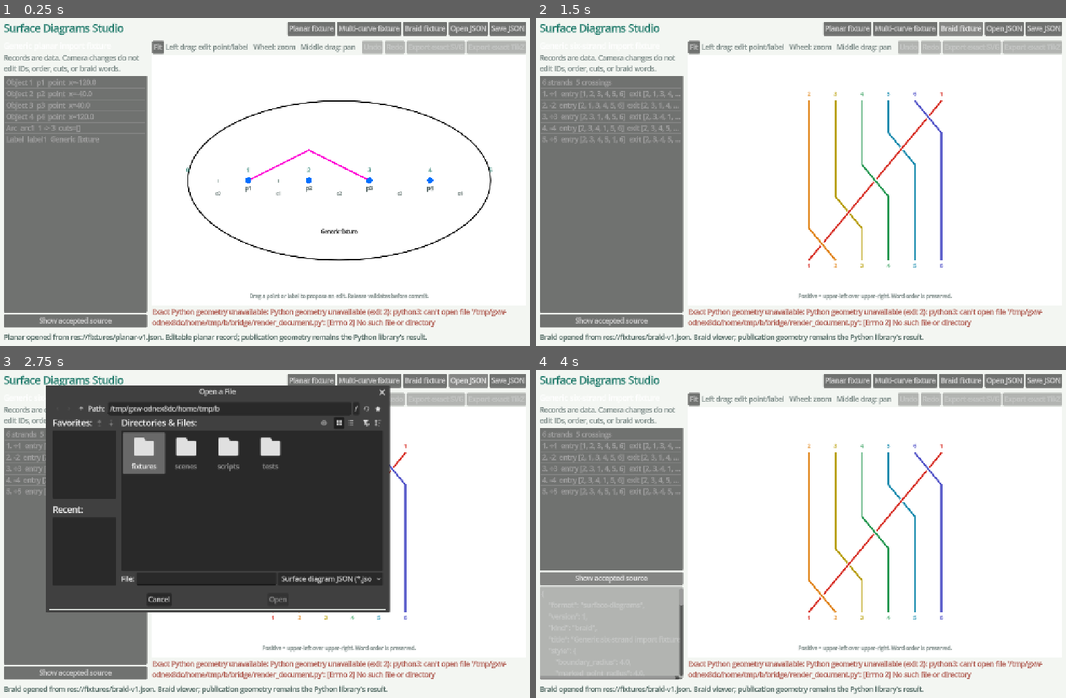
Above: before the commit, frames 1-4 (two rows, left to right).
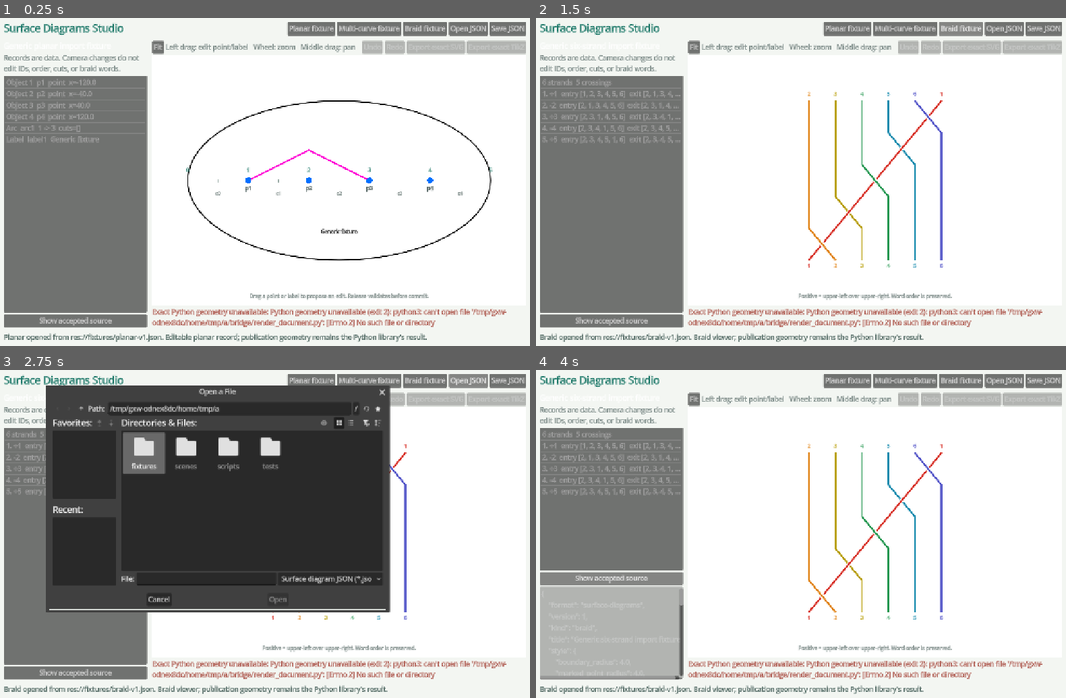
Above: after the commit, the same moments.

Repository: joshgay/surface-diagrams
Game: Godot game, scene res://scenes/studio.tscn
The game is run twice, just before and just after one commit, with the same random seed, the same clock (stepped at 60 frames per second) and the same inputs.
Inputs:
- Up to frame 1 (0.25 s): no input
- Up to frame 2 (1.5 s): click "Planar fixture" at 0.5 s; click "Braid fixture" at 1.25 s
- Up to frame 3 (2.75 s): click "Open JSON" at 2 s
- Up to frame 4 (4 s): click "Cancel" at 2.75 s; click "Show accepted source" at 3.5 s

The runs differ from the first frame. In frame 1, 0.3% of the frame differs, in the area x 42-83%, y 91-95%; in frame 2, 0.3%; in frame 3, 0.3%, in the area x 40-83%, y 10-95%; in frame 4, 0.3%.

Commit message:
Add explicit planar row reindexing

Diff:
--- a/godot/scripts/diagram_document.gd
+++ b/godot/scripts/diagram_document.gd
@@ -102,6 +102,35 @@
 			candidate.curves[index].cuts = cuts.duplicate(true)
 			return DiagramDocument.parse(JSON.stringify(candidate))
 	return _failure("Unknown curve ID: " + id)
+
+func with_object_order(ids: Array) -> Dictionary:
+	if _data.kind != "planar":
+		return _failure("Only planar documents contain an object row")
+	var objects: Array = _data.surface.objects
+	if ids.size() != objects.size():
+		return _failure("Object order must contain every stable ID exactly once")
+	var by_id := {}
+	var old_order: Array = []
+	for object in objects:
+		by_id[object.id] = object
+		old_order.append(object.id)
+	var seen := {}
+	for id in ids:
+		if typeof(id) != TYPE_STRING or not by_id.has(id) or seen.has(id):
+			return _failure("Object order must contain every stable ID exactly once")
+		seen[id] = true
+	if ids == old_order:
+		return _failure("Object order has not changed")
+	var candidate := to_dict()
+	var reordered: Array = []
+	for index in ids.size():
+		var object: Dictionary = by_id[ids[index]].duplicate(true)
+		# Reindexing moves the stable record into a fixed numbered slot. Slot x
+		# coordinates remain ordered, and curve endpoint/cut numbers stay literal.
+		object.x = objects[index].x
+		reordered.append(object)
+	candidate.surface.objects = reordered
+	return DiagramDocument.parse(JSON.stringify(candidate))
 
 func summary_rows() -> Array[String]:
 	var rows: Array[String] = []
--- a/godot/scripts/diagram_edit_history.gd
+++ b/godot/scripts/diagram_edit_history.gd
@@ -38,6 +38,16 @@
 		return proposal
 	return _validate_and_commit(proposal.document, validator, "Set cuts for curve " + id,
 		{"kind": "curve", "id": id})
+
+func reindex_objects(ids: Array, selected_id: String,
+		validator: Callable = Callable()) -> Dictionary:
+	if current == null:
+		return _failure("No document is open")
+	var proposal := current.with_object_order(ids)
+	if not proposal.ok:
+		return proposal
+	return _validate_and_commit(proposal.document, validator,
+		"Reindex planar object row", {"kind": "object", "id": selected_id})
 
 func can_undo() -> bool:
 	return not undo_stack.is_empty()
--- /dev/null
+++ b/godot/scripts/row_reindex.gd
@@ -0,0 +1,93 @@
+class_name RowReindex
+extends RefCounted
+
+static func adjacent(document: DiagramDocument, id: String, offset: int) -> Dictionary:
+	if document == null or document.data.kind != "planar":
+		return _failure("Row reindexing requires a planar document")
+	if offset not in [-1, 1]:
+		return _failure("Row reindex offset must be one adjacent slot")
+	var data := document.data
+	var old_order: Array = []
+	var object_kinds := {}
+	var source_index := -1
+	for index in data.surface.objects.size():
+		var object: Dictionary = data.surface.objects[index]
+		old_order.append(object.id)
+		object_kinds[object.id] = object.kind
+		if object.id == id:
+			source_index = index
+	if source_index < 0:
+		return _failure("Unknown object ID: " + id)
+	var target_index := source_index + offset
+	if target_index < 0 or target_index >= old_order.size():
+		return _failure("Object %s is already at that row edge" % id)
+	var new_order := old_order.duplicate()
+	var neighbor = new_order[target_index]
+	new_order[target_index] = id
+	new_order[source_index] = neighbor
+	var proposal := document.with_object_order(new_order)
+	if not proposal.ok:
+		return proposal
+	var impacts: Array[String] = []
+	for index in old_order.size():
+		if old_order[index] != new_order[index]:
+			impacts.append("slot %d: %s (%s) -> %s (%s)" % [index + 1,
+				old_order[index], object_kinds[old_order[index]],
+				new_order[index], object_kinds[new_order[index]]])
+	for curve in data.curves:
+		if curve.kind == "arc":
+			for endpoint_name in ["start", "end"]:
+				var number: int = curve[endpoint_name]
+				var old_identity := _endpoint_identity(old_order, number)
+				var new_identity := _endpoint_identity(new_order, number)
+				if old_identity != new_identity:
+					impacts.append("curve %s %s endpoint %d: %s -> %s" % [curve.id,
+						endpoint_name, number, old_identity, new_identity])
+		for visit_index in curve.cuts.size():
+			var cut: int = curve.cuts[visit_index]
+			var old_corridor := _cut_corridor(old_order, cut)
+			var new_corridor := _cut_corridor(new_order, cut)
+			if old_corridor != new_corridor:
+				impacts.append("curve %s cut visit %d at cut %d: %s -> %s" % [curve.id,
+					visit_index + 1, cut, old_corridor, new_corridor])
+	return {
+		"ok": true,
+		"error": "",
+		"document": proposal.document,
+		"old_order": old_order,
+		"new_order": new_order,
+		"selected_id": id,
+		"source_index": source_index,
+		"target_index": target_index,
+		"impacts": impacts,
+		"selection": {"kind": "object", "id": id, "index": target_index},
+	}
+
+static func preview_text(proposal: Dictionary) -> String:
+	if not proposal.get("ok", false):
+		return proposal.get("error", "Invalid row reindex proposal")
+	var lines: Array[String] = [
+		"Old order: " + str(proposal.old_order),
+		"New order: " + str(proposal.new_order),
+		"",
+		"Endpoint and cut numbers remain literal. The complete changed identity/corridor list is:",
+	]
+	lines.append_array(proposal.impacts)
+	if proposal.impacts.is_empty():
+		lines.append("No curve endpoint attachment or cut corridor changes.")
+	return "\n".join(lines)
+
+static func _endpoint_identity(order: Array, endpoint: int) -> String:
+	if endpoint == 0:
+		return "outer-left"
+	if endpoint == order.size() + 1:
+		return "outer-right"
+	return str(order[endpoint - 1])
+
+static func _cut_corridor(order: Array, cut: int) -> String:
+	var left := "outer-left" if cut == 0 else str(order[cut - 1])
+	var right := "outer-right" if cut == order.size() else str(order[cut])
+	return left + " | " + right
+
+static func _failure(message: String) -> Dictionary:
+	return {"ok": false, "error": message}
--- a/godot/scripts/studio.gd
+++ b/godot/scripts/studio.gd
@@ -29,6 +29,14 @@
 var recovery_dialog: ConfirmationDialog
 var startup_recovery: Dictionary = {}
 var recovery_error := ""
+var row_reindex_panel: HFlowContainer
+var row_reindex_label: Label
+var reindex_left_button: Button
+var reindex_right_button: Button
+var reindex_dialog: ConfirmationDialog
+var reindex_preview: TextEdit
+var pending_reindex: Dictionary = {}
+var pending_reindex_geometry: Dictionary = {}
 
 func _ready() -> void:
 	get_tree().auto_accept_quit = false
@@ -86,6 +94,21 @@
 	record_list.allow_reselect = true
 	record_list.item_selected.connect(_select_record)
 	inspector.add_child(record_list)
+	row_reindex_panel = HFlowContainer.new()
+	row_reindex_panel.visible = false
+	inspector.add_child(row_reindex_panel)
+	row_reindex_label = Label.new()
+	row_reindex_label.autowrap_mode = TextServer.AUTOWRAP_WORD_SMART
+	row_reindex_label.size_flags_horizontal = Control.SIZE_EXPAND_FILL
+	row_reindex_panel.add_child(row_reindex_label)
+	reindex_left_button = Button.new()
+	reindex_left_button.text = "Reindex one slot left"
+	reindex_left_button.pressed.connect(Callable(self, "_request_reindex").bind(-1))
+	row_reindex_panel.add_child(reindex_left_button)
+	reindex_right_button = Button.new()
+	reindex_right_button.text = "Reindex one slot right"
+	reindex_right_button.pressed.connect(Callable(self, "_request_reindex").bind(1))
+	row_reindex_panel.add_child(reindex_right_button)
 	curve_inspector = CurveInspector.new()
 	curve_inspector.apply_requested.connect(_apply_curve_cuts)
 	curve_inspector.draft_changed.connect(_curve_draft_changed)
@@ -183,6 +206,19 @@
 	recovery_dialog.confirmed.connect(_restore_startup_recovery)
 	recovery_dialog.canceled.connect(_discard_startup_recovery)
 	add_child(recovery_dialog)
+	reindex_dialog = ConfirmationDialog.new()
+	reindex_dialog.title = "Confirm explicit row reindex"
+	reindex_dialog.ok_button_text = "Apply validated reindex"
+	reindex_dialog.get_cancel_button().text = "Cancel"
+	reindex_dialog.dialog_text = "This moves stable object records between fixed numbered slots. Review every changed endpoint attachment and cut corridor below."
+	reindex_dialog.confirmed.connect(_confirm_reindex)
+	reindex_dialog.canceled.connect(_cancel_reindex)
+	reindex_preview = TextEdit.new()
+	reindex_preview.editable = false
+	reindex_preview.custom_minimum_size = Vector2(720, 340)
+	reindex_preview.wrap_mode = TextEdit.LINE_WRAPPING_BOUNDARY
+	reindex_dialog.add_child(reindex_preview)
+	add_child(reindex_dialog)
 
 func _show_open() -> void:
 	if _request_before_destructive_action(Callable(self, "_show_open_after_guard"), "open another JSON file"):
@@ -287,6 +323,7 @@
 		_select_matching_row(selection)
 	geometry_result = _render_geometry(document, rendered)
 	curve_inspector.inspect(document, selection)
+	_refresh_reindex_controls(selection)
 	_refresh_draft_markers()
 	if selection.get("kind", "") != "curve":
 		canvas.set_curve_draft("", [])
@@ -338,6 +375,7 @@
 		return
 	canvas.select_record(record)
 	curve_inspector.inspect(document, record)
+	_refresh_reindex_controls(record)
 	if record.kind != "curve":
 		canvas.set_curve_draft("", [])
 	var identity := ""
@@ -352,6 +390,7 @@
 func _canvas_record_selected(record: Dictionary) -> void:
 	_select_matching_row(record)
 	curve_inspector.inspect(document, record)
+	_refresh_reindex_controls(record)
 	canvas.set_curve_draft("", [])
 	status_label.text = "Selected %s %s. Drag to preview a move; release validates before the record changes." % [record.kind, record.id]
 	status_label.add_theme_color_override("font_color", Color("#415b55"))
@@ -408,6 +447,77 @@
 	if browser_mode:
 		status_label.text = "UNVALIDATED browser itinerary draft for %s: %s. Curve routing was NOT checked; publication exports remain disabled." % [id, cuts]
 	status_label.add_theme_color_override("font_color", Color("#415b55"))
+	_persist_recovery()
+
+func _refresh_reindex_controls(selection: Dictionary) -> void:
+	var editable: bool = document != null and document.data.kind == "planar" and selection.get("kind", "") == "object"
+	row_reindex_panel.visible = editable
+	if not editable:
+		return
+	var index := -1
+	var objects: Array = document.data.surface.objects
+	for candidate_index in objects.size():
+		if objects[candidate_index].id == selection.get("id", ""):
+			index = candidate_index
+			break
+	row_reindex_label.text = "Explicit row reindex for %s. Ordinary dragging still cannot cross a neighbor." % selection.get("id", "")
+	reindex_left_button.disabled = index <= 0
+	reindex_right_button.disabled = index < 0 or index >= objects.size() - 1
+
+func _request_reindex(offset: int) -> void:
+	if canvas.selected_record.get("kind", "") != "object":
+		_show_edit_error("Select a planar object before proposing a row reindex.")
+		return
+	var proposal := RowReindex.adjacent(document,
+		canvas.selected_record.get("id", ""), offset)
+	if not proposal.ok:
+		_show_edit_error("Reindex not proposed: " + proposal.error)
+		return
+	candidate_geometry = {}
+	var validation := _validate_candidate_geometry(proposal.document)
+	if not validation.get("ok", false):
+		_show_edit_error("Reindex rejected before confirmation: " + validation.get("error", "Candidate geometry failed") + ". The accepted row, history, recovery, and curve drafts are unchanged.")
+		return
+	proposal.before_source = document.to_json()
+	pending_reindex = proposal
+	pending_reindex_geometry = validation.duplicate(true)
+	reindex_preview.text = RowReindex.preview_text(proposal)
+	reindex_dialog.popup_centered(Vector2i(780, 520))
+	status_label.text = "Reindex candidate validated. Review the complete slot, endpoint, and cut impact list before applying."
+	if browser_mode:
+		status_label.text = "UNVALIDATED browser reindex proposal. Review every slot, endpoint, and cut impact before applying; Python geometry is unavailable."
+	status_label.add_theme_color_override("font_color", Color("#a06a1a"))
+
+func _cancel_reindex() -> void:
+	reindex_dialog.hide()
+	pending_reindex.clear()
+	pending_reindex_geometry.clear()
+	status_label.text = "Cancelled row reindex. Accepted order, exact history, recovery, and all curve drafts were preserved."
+	status_label.add_theme_color_override("font_color", Color("#415b55"))
+
+func _confirm_reindex() -> void:
+	reindex_dialog.hide()
+	if pending_reindex.is_empty():
+		return
+	if document.to_json() != pending_reindex.before_source or history.current.to_json() != pending_reindex.before_source:
+		pending_reindex.clear()
+		pending_reindex_geometry.clear()
+		_show_edit_error("Reindex proposal became stale; no change was applied.")
+		return
+	var proposal := pending_reindex.duplicate(true)
+	var validated := pending_reindex_geometry.duplicate(true)
+	var result := history.reindex_objects(proposal.new_order, proposal.selected_id,
+		func(_candidate): return validated)
+	pending_reindex.clear()
+	pending_reindex_geometry.clear()
+	if not result.ok:
+		_show_edit_error("Reindex was not applied: " + result.error + ". Accepted order, history, recovery, and drafts are unchanged.")
+		return
+	_present_document(result.document, false, result.selection, validated)
+	status_label.text = "Applied the confirmed row order %s as one command. Stable IDs moved between fixed slots; literal endpoint/cut numbers stayed unchanged, with attachments and corridors changed exactly as previewed." % [proposal.new_order]
+	if browser_mode:
+		status_label.text = "Applied UNVALIDATED browser row order %s. Slot semantics are exact, but Python geometry was NOT checked." % [proposal.new_order]
+	status_label.add_theme_color_override("font_color", Color("#167464"))
 	_persist_recovery()
 
 func _validate_candidate_geometry(candidate: DiagramDocument) -> Dictionary:
--- a/godot/tests/run_tests.gd
+++ b/godot/tests/run_tests.gd
@@ -232,6 +232,30 @@
 	cut_canvas._gui_input(cut_event)
 	_expect(picked == [6], "canvas emits cut picks in click order")
 	cut_canvas.free()
+	var reindex := RowReindex.adjacent(multi, "p1", 1)
+	_expect(reindex.ok and reindex.old_order == ["p1", "p2", "p3", "p4", "p5", "p6"] and reindex.new_order == ["p2", "p1", "p3", "p4", "p5", "p6"], "row reindex proposes one explicit adjacent stable-ID swap")
+	_expect(reindex.document.data.surface.objects[0].id == "p2" and reindex.document.data.surface.objects[0].x == -150.0 and reindex.document.data.surface.objects[1].id == "p1" and reindex.document.data.surface.objects[1].x == -90.0, "reindex moves identities between fixed ordered slots")
+	_expect(reindex.document.data.curves == multi.data.curves, "reindex preserves every literal curve ID, endpoint, cut, and orientation field")
+	_expect("curve left start endpoint 1: p1 -> p2" in reindex.impacts and "curve editable cut visit 1 at cut 0: outer-left | p1 -> outer-left | p2" in reindex.impacts, "proposal enumerates affected endpoint attachments and cut corridors")
+	_expect("Endpoint and cut numbers remain literal" in RowReindex.preview_text(reindex), "reindex preview states its numbering policy")
+	_expect(not RowReindex.adjacent(multi, "p1", -1).ok and not RowReindex.adjacent(multi, "missing", 1).ok, "row edges and unknown stable IDs are rejected")
+	_expect(not multi.with_object_order(["p1", "p1", "p3", "p4", "p5", "p6"]).ok and not multi.with_object_order(["p2"]).ok, "duplicate and incomplete object orders are rejected")
+	_expect(not braid.with_object_order([]).ok, "braid records cannot enter planar reindexing")
+	var mixed_row_data := multi.to_dict()
+	mixed_row_data.surface.objects[0].kind = "boundary"
+	mixed_row_data.surface.objects[0].radius = 9.0
+	var mixed_row: DiagramDocument = DiagramDocument.parse(JSON.stringify(mixed_row_data)).document
+	var mixed_reindex: Dictionary = RowReindex.adjacent(mixed_row, "p1", 1)
+	_expect(mixed_reindex.ok and mixed_reindex.document.data.surface.objects[1].id == "p1" and mixed_reindex.document.data.surface.objects[1].kind == "boundary" and mixed_reindex.document.data.surface.objects[1].radius == 9.0, "stable object kind and radius move with identity rather than the slot")
+	var reindex_geometry := PythonGeometryBridge.render(reindex.document)
+	_expect(reindex_geometry.ok and reindex_geometry.svg == multi_geometry.svg and reindex_geometry.tikz == multi_geometry.tikz, "point-identity reindex passes Python geometry and keeps exact publication output")
+	var reindex_history := DiagramEditHistory.new()
+	reindex_history.set_document(multi)
+	var rejected_reindex := reindex_history.reindex_objects(reindex.new_order, "p1", func(_candidate): return {"ok": false, "error": "test rejection"})
+	_expect(not rejected_reindex.ok and reindex_history.current.to_json() == multi_source and not reindex_history.can_undo(), "failed reindex validation preserves exact state and history")
+	var accepted_reindex := reindex_history.reindex_objects(reindex.new_order, "p1", PythonGeometryBridge.render)
+	_expect(accepted_reindex.ok and accepted_reindex.selection.id == "p1" and reindex_history.undo_stack.size() == 1, "validated reindex commits as one selected-ID command")
+	_expect(reindex_history.undo().document.to_json() == multi_source and reindex_history.redo().document.to_json() == reindex.document.to_json(), "reindex undo and redo restore exact recipes")
 	var recovery_history := DiagramEditHistory.new()
 	recovery_history.set_document(multi)
 	var recovered_edit := recovery_history.set_curve_cuts("editable", [0, 6], PythonGeometryBridge.render)
--- a/godot/tests/ui_smoke.gd
+++ b/godot/tests/ui_smoke.gd
@@ -105,6 +105,31 @@
 	_check(studio.curve_inspector.draft_cuts == [0, 5], "switching curves recovers rejected draft by stable ID")
 	studio._open_result({"ok": false, "error": "malformed file"}, "bad.json")
 	_check(studio.curve_inspector.draft_cuts == [0, 5] and studio.document.to_json() == multi_before, "failed open preserves drafts as well as accepted state")
+	studio.record_list.item_selected.emit(0)
+	_check(studio.row_reindex_panel.visible and studio.reindex_left_button.disabled and not studio.reindex_right_button.disabled, "selected edge object exposes only the valid explicit reindex direction")
+	var drafts_before_reindex: Dictionary = studio.curve_inspector.drafts.duplicate(true)
+	var recovery_before_reindex: String = FileAccess.get_file_as_string(WorkspaceRecovery.PATH)
+	var configured_python := OS.get_environment("SURFACE_DIAGRAMS_PYTHON")
+	OS.set_environment("SURFACE_DIAGRAMS_PYTHON", "/definitely-missing-reindex-python")
+	studio._request_reindex(1)
+	OS.set_environment("SURFACE_DIAGRAMS_PYTHON", configured_python)
+	_check(studio.pending_reindex.is_empty() and studio.document.to_json() == multi_before and studio.curve_inspector.drafts == drafts_before_reindex and FileAccess.get_file_as_string(WorkspaceRecovery.PATH) == recovery_before_reindex, "failed reindex geometry preserves accepted state, recovery, and drafts")
+	studio._request_reindex(1)
+	_check(not studio.pending_reindex.is_empty() and studio.document.to_json() == multi_before and not studio.history.can_undo(), "validated reindex remains a non-mutating proposal until confirmation")
+	_check("curve left start endpoint 1: p1 -> p2" in studio.reindex_preview.text and "curve editable cut visit 1 at cut 0" in studio.reindex_preview.text, "confirmation preview lists affected endpoint and cut semantics")
+	studio._cancel_reindex()
+	_check(studio.document.to_json() == multi_before and studio.curve_inspector.drafts == drafts_before_reindex and not studio.history.can_undo() and FileAccess.get_file_as_string(WorkspaceRecovery.PATH) == recovery_before_reindex, "reindex cancel preserves exact record, history, recovery, and every draft")
+	studio._request_reindex(1)
+	studio._confirm_reindex()
+	var reindexed_source: String = studio.document.to_json()
+	_check(studio.document.data.surface.objects[0].id == "p2" and studio.document.data.surface.objects[1].id == "p1", "confirmed reindex moves stable IDs between fixed horizontal slots")
+	_check(studio.document.data.curves == DiagramDocument.parse(multi_before).document.data.curves and studio.curve_inspector.drafts == drafts_before_reindex, "confirmed reindex preserves literal curve recipes and pending drafts")
+	_check(studio.history.undo_stack.size() == 1 and studio.geometry_result.ok and "one command" in studio.status_label.text, "confirmed reindex is one Python-validated command")
+	studio._undo()
+	_check(studio.document.to_json() == multi_before and studio.curve_inspector.drafts == drafts_before_reindex and studio.history.can_redo(), "reindex undo restores exact source without deleting drafts")
+	studio._redo()
+	_check(studio.document.to_json() == reindexed_source and studio.curve_inspector.drafts == drafts_before_reindex, "reindex redo restores exact slot assignment")
+	studio._undo()
 	studio._canvas_edit_commit("label", "caption", Vector2(1, -85))
 	_check(studio.curve_inspector.drafts["editable"] == [0, 5] and not studio.curve_inspector.visible, "non-curve command retains hidden curve drafts")
 	_check("[draft]" in studio.record_list.get_item_text(7), "draft marker survives non-curve presentation refresh")
--- a/godot/tests/web_mode_smoke.gd
+++ b/godot/tests/web_mode_smoke.gd
@@ -47,6 +47,18 @@
 	studio._show_save()
 	_check("unavailable" in studio.status_label.text, "missing download adapter is explicit")
 	studio._open_resource("res://fixtures/multi-curve-v1.json")
+	var multi_initial: String = studio.document.to_json()
+	studio.record_list.item_selected.emit(0)
+	studio._request_reindex(1)
+	_check(studio.pending_reindex.is_empty() and studio.document.to_json() == multi_initial, "browser reindex requires explicit unvalidated-edit opt in")
+	studio.browser_drafts.button_pressed = true
+	studio._request_reindex(1)
+	_check(not studio.pending_reindex.is_empty() and studio.document.to_json() == multi_initial, "browser reindex is still a non-mutating confirmation proposal")
+	studio._confirm_reindex()
+	_check(studio.document.data.surface.objects[0].id == "p2" and "UNVALIDATED" in studio.status_label.text and not studio.geometry_result.ok, "browser reindex remains explicitly unvalidated")
+	studio._undo()
+	_check(studio.document.to_json() == multi_initial, "browser reindex undo restores exact original order")
+	studio.browser_drafts.button_pressed = false
 	studio.record_list.item_selected.emit(7)
 	var multi_source: String = studio.document.to_json()
 	studio.curve_inspector.append_cut(5)
Not shown, added: godot/scripts/row_reindex.gd.uid
Not shown, changed: godot/STATE.md
